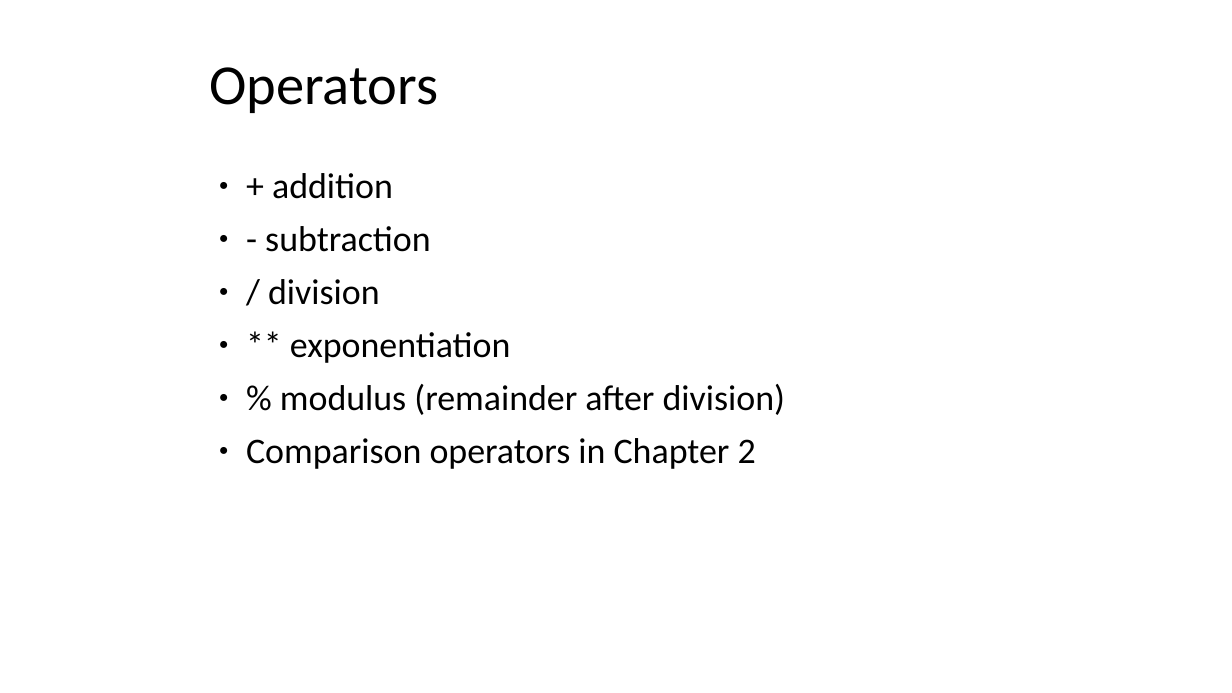
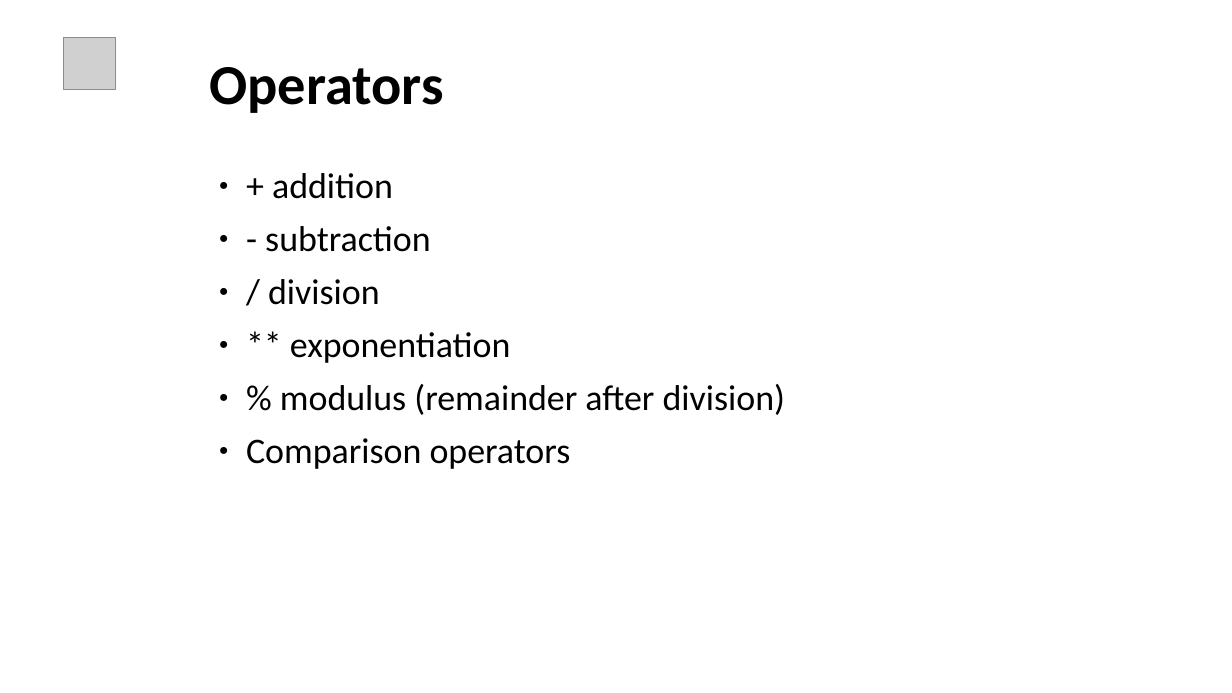
Before and after one commit to ankitagrawal579/Python, a slide deck: slide 15 of Python Ppt.pptx (slide 16 before the commit). Drawn at 1232x693 pixels with LibreOffice and Linux fonts; fonts in the diff are those of the drawing; grey boxes stand for pictures. Boxes give left, top, right and bottom in pixels: in the first picture for what was removed or moved away, otherwise in the second. Text is boxed around its words. In the diff, an @@ line names an element or a change of style, - is before the commit and + after.

```diff
--- a/Python Ppt.pptx
+++ b/Python Ppt.pptx
@@ picture added at (x1=64, y1=38, x2=116, y2=90) @@
@@ title "Operators" at (x1=209, y1=67, x2=443, y2=113): bold on @@
@@ text at (x1=246, y1=438, x2=571, y2=469): text changed @@
-● Comparison operators in Chapter 2
+● Comparison operators
```
Also in this commit, not shown: 23 other slides changed, 20 slides added, 3 slides removed.
